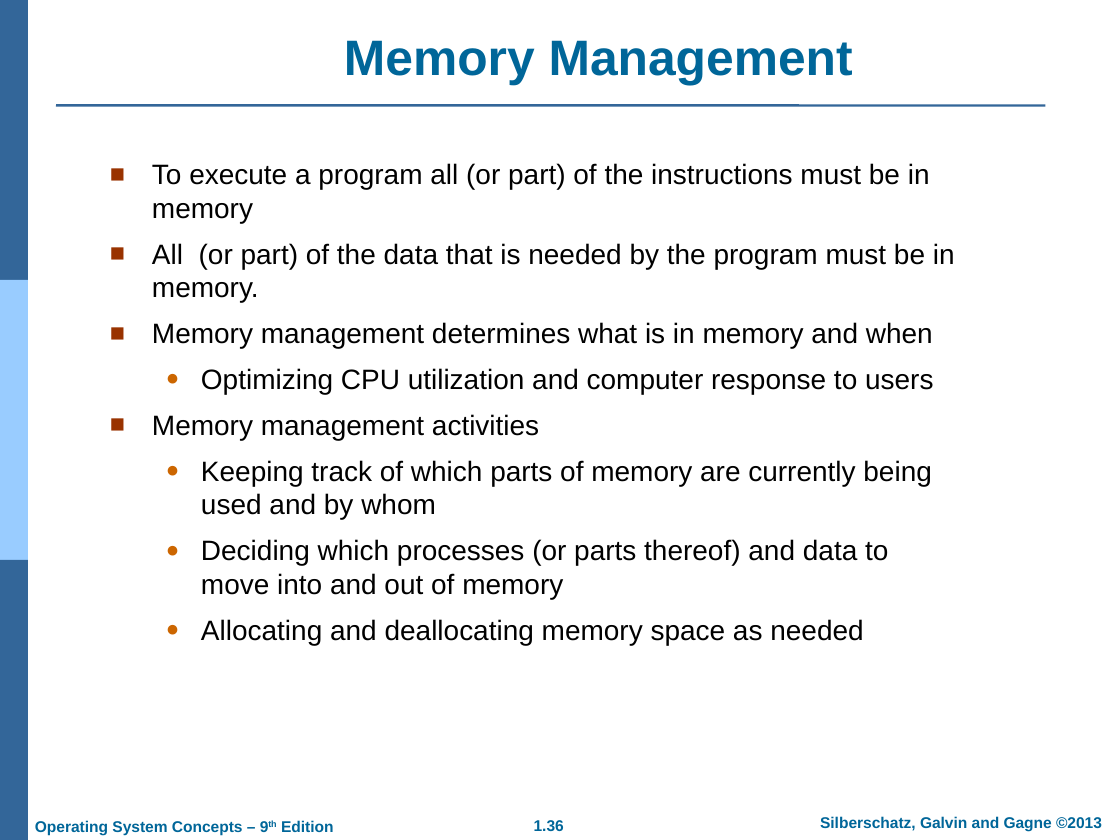
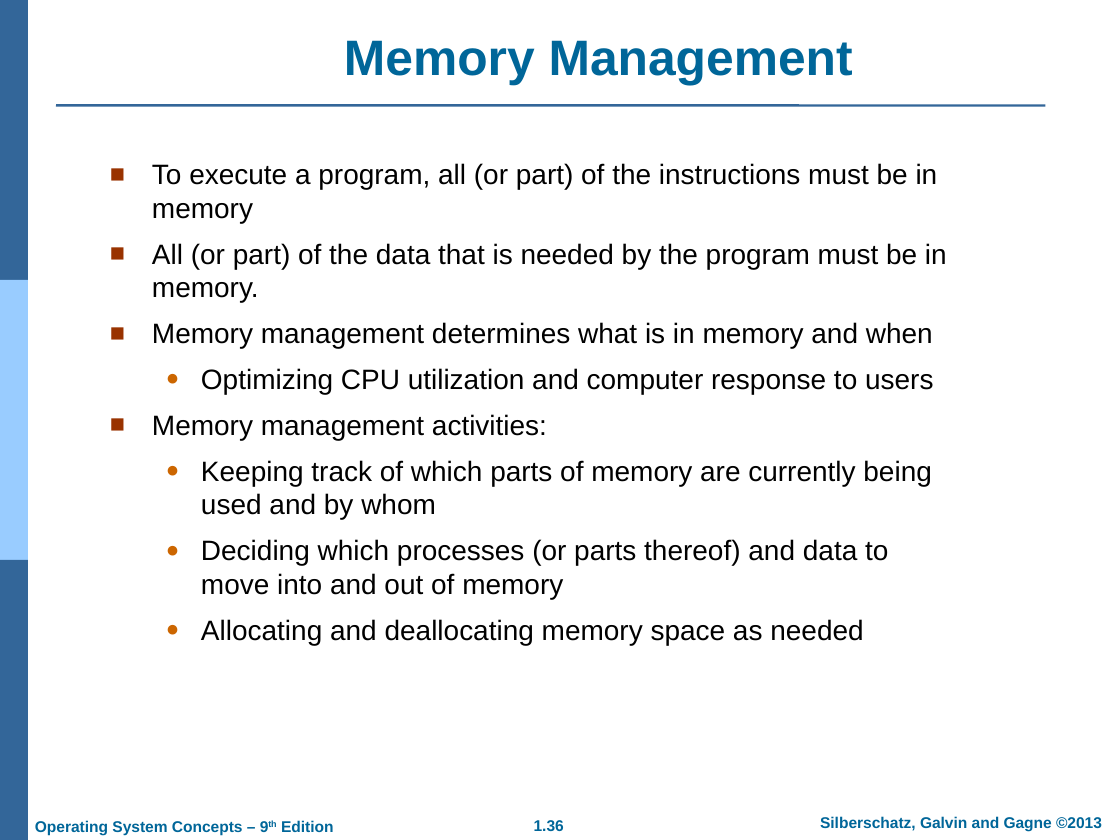
Before and after one commit to GeneralNitin/S4, a slide deck: slide 36 of S4/03. OS/PPTs/PPT-dir/01. Introduction.ppt. Drawn at 1120x840 pixels with LibreOffice and Linux fonts; fonts in the diff are those of the drawing; background and template pictures are left out. Boxes give left, top, right and bottom in pixels: in the first picture for what was removed or moved away, otherwise in the second. Text is boxed around its words. In the diff, an @@ line names an element or a change of style, - is before the commit and + after.

```diff
--- a/S4/03. OS/PPTs/PPT-dir/01. Introduction.ppt
+++ b/S4/03. OS/PPTs/PPT-dir/01. Introduction.ppt
@@ text at (152, 163, 938, 223): text changed @@
-■ To execute a program all (or part) of the instructions must be in memory
+■ To execute a program, all (or part) of the instructions must be in memory
@@ text at (152, 414, 547, 440): text changed @@
-■ Memory management activities
+■ Memory management activities:
```
Also in this commit, not shown: 13 other slides changed.
